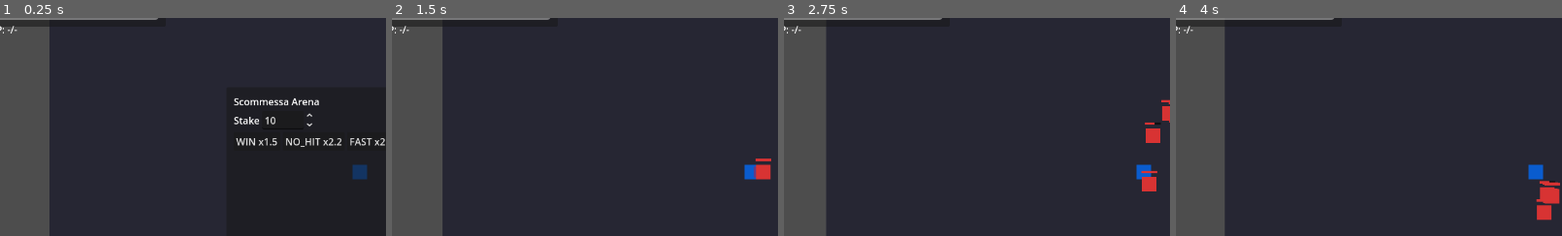
Above: before the commit, frames 1-4 (left to right).
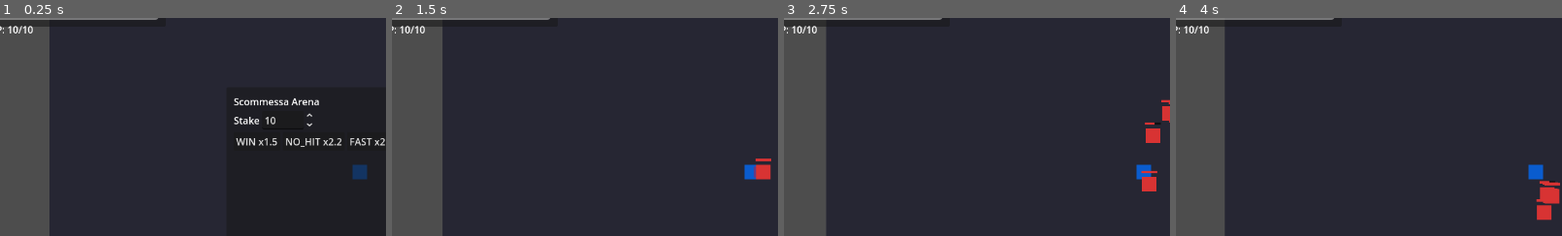
Above: after the commit, the same moments.

Repository: Faratas410/Gallicus-2.0
Game: Godot game, scene res://scenes/Main.tscn
Two runs of this game, one before a commit and one after it. Both use one fixed random seed, a clock stepped at 60 frames per second and the inputs below.
Inputs:
- Up to frame 1 (0.25 s): no input
- Up to frame 2 (1.5 s): click "WIN x1.5" at 0.5 s; tap Enter at 1.25 s; hold D (move_right) from 1.28 s (still down); tap K (attack_heavy) at 1.35 s
- Up to frame 3 (2.75 s): release D (move_right) at 2.03 s; hold S (move_down) from 2.03 s (still down); tap J (attack_light) at 2.1 s
- Up to frame 4 (4 s): release S (move_down) at 2.78 s; hold D (move_right) 2.78-3.53 s; hold L (block) 2.78-3.53 s; tap Space (dodge) at 3.5, 3.6 s; hold W (move_up) from 3.53 s (still down)
The pictures show only the part of the screen within x 3-53%, y 15-65%; the shares and areas given below are measured in that part.

The runs differ from the first frame. In frame 1, 0.1% of the frame differs, in the area x 2-9%, y 3-8%; in frame 2, 0.1%; in frame 3, 0.1%; in frame 4, 0.1%.

Commit message:
Update UI to sync player health on bind

Diff:
--- a/scripts/ui/ui_root.gd
+++ b/scripts/ui/ui_root.gd
@@ -104,6 +104,11 @@
 	if _player != null and _player.has_signal("health_changed"):
 		_player.health_changed.connect(_on_player_health_changed)
 
+	if _player != null and _player.has_method("get_health"):
+		var h: Array = _player.call("get_health")
+		if h.size() >= 2:
+			_on_player_health_changed(int(h[0]), int(h[1]))
+
 func _update_bet_buttons() -> void:
 	if bet_win_button == null or bet_no_hit_button == null or bet_fast_button == null:
 		return
